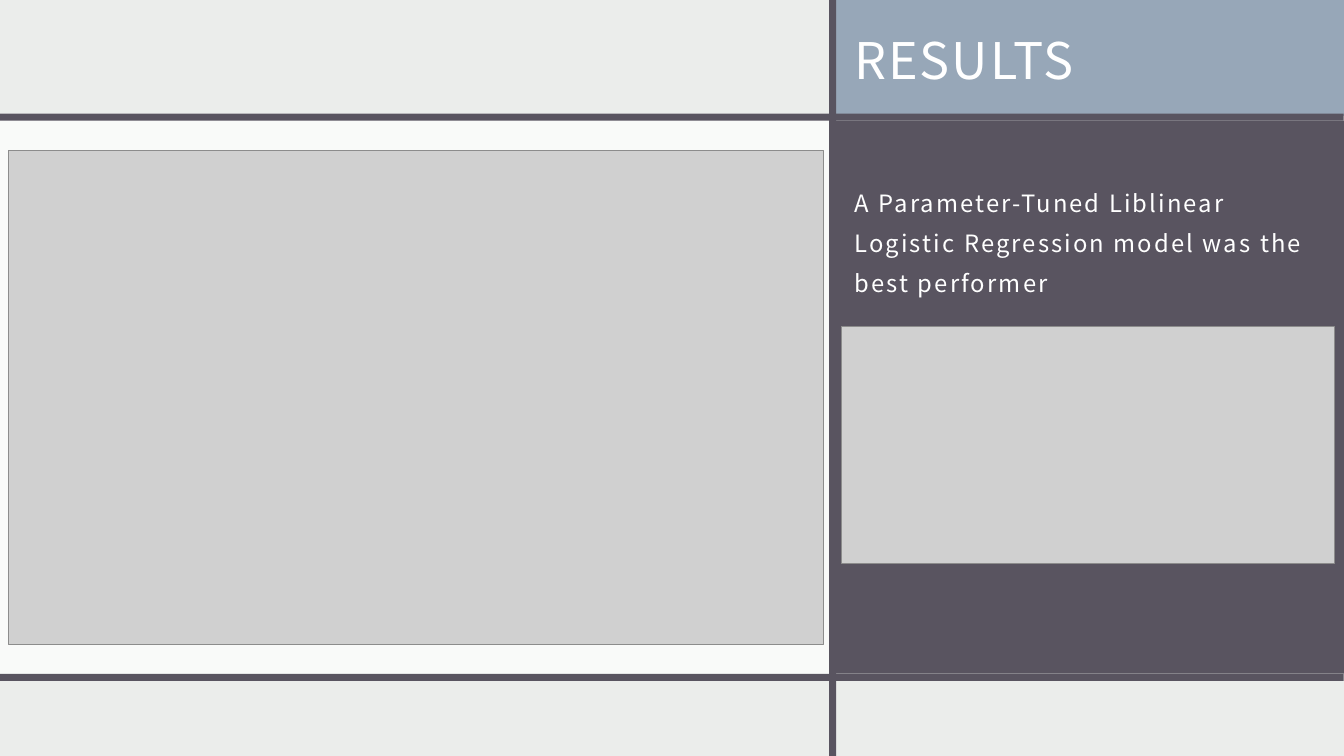
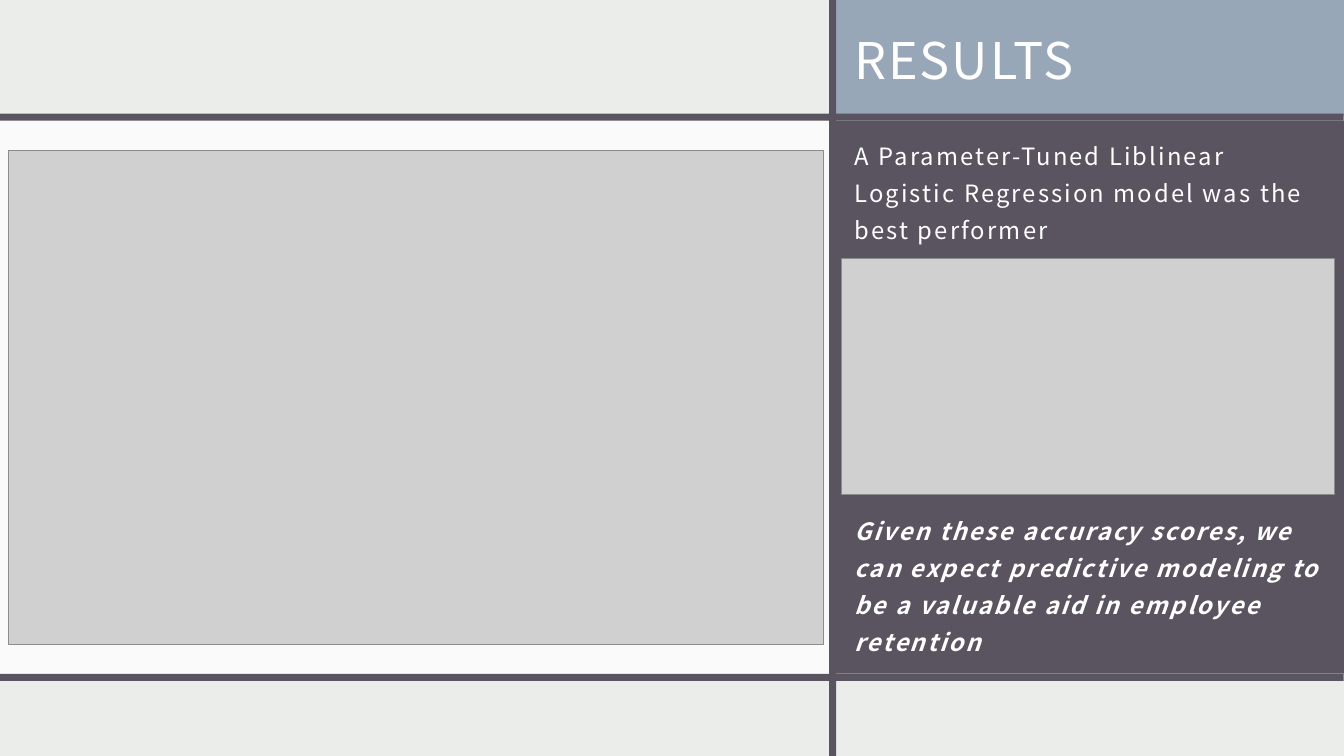
Before and after one commit to stevenlray/workplaceAttritionModeling, a slide deck: slide 9 of capstone2.pptx. Drawn at 1344x756 pixels with LibreOffice and Linux fonts; fonts in the diff are those of the drawing; grey boxes stand for pictures. Boxes give left, top, right and bottom in pixels: in the first picture for what was removed or moved away, otherwise in the second. Text is boxed around its words. In the diff, an @@ line names an element or a change of style, - is before the commit and + after.

```diff
--- a/capstone2.pptx
+++ b/capstone2.pptx
@@ subtitle "A Parameter-Tuned Liblinear Logistic Regression ...": place and size @@
-subtitle "A Parameter-Tuned Liblinear Logistic Regression ..." at [854,193,1301,297]
+subtitle "A Parameter-Tuned Liblinear Logistic Regression ..." at [854,146,1318,652]
@@ subtitle at [854,146,1301,245]: line spacing 1.4 to 1.3 @@
@@ picture: place and size @@
-picture at [842,327,1335,564]
+picture at [842,258,1335,495]
@@ subtitle at [854,520,1318,652]: paragraph added @@
+Given these accuracy scores, we can expect predictive modeling to be a valuable aid in employee retention
```
Also in this commit, not shown: 1 other slide changed.
